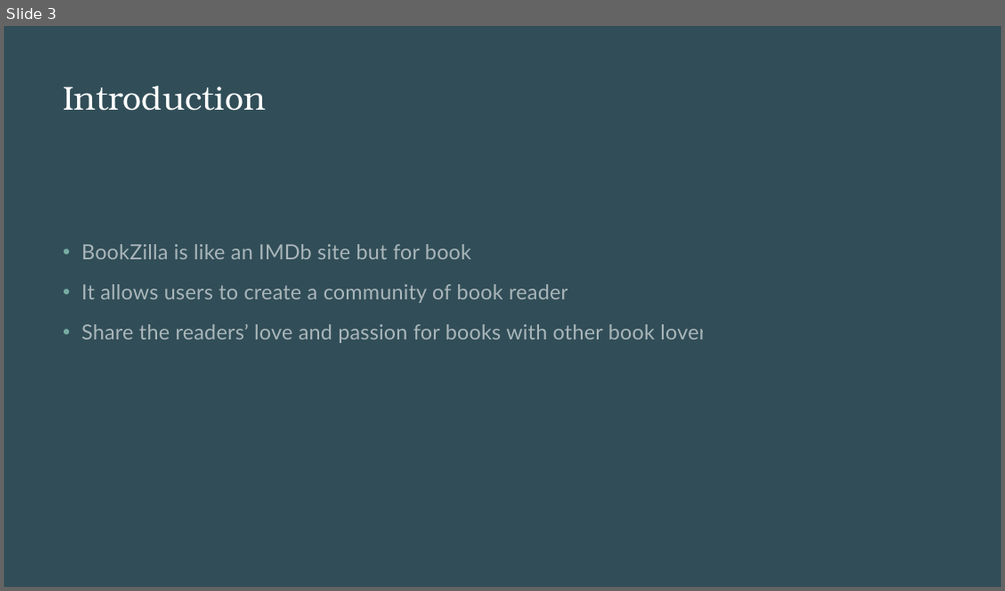
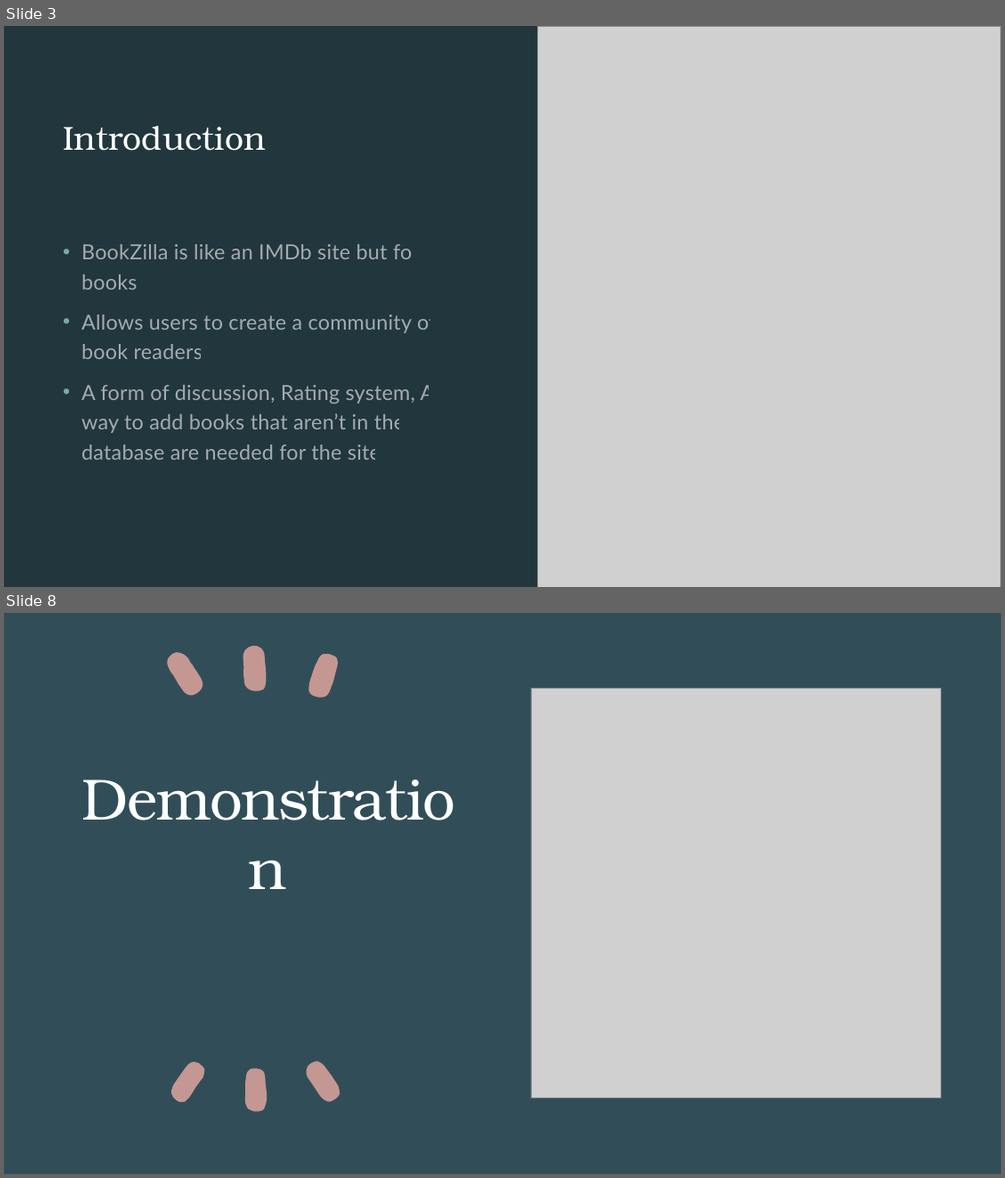
Before and after one commit to BookZilla-ENSE-374/BookZilla, a slide deck: Project Files/General/BookZilla.pptx. Shown one above the other, each under a label of ours: slide 3 before the commit, slides 3 and 8 after it; the slides between them are not shown. The pictures are 1005x591 and 1005x1178 pixels, drawn with LibreOffice and Linux fonts; fonts in the diff are those of the drawing; grey boxes stand for pictures. Boxes give left, top, right and bottom in pixels: in the first picture for what was removed or moved away, otherwise in the second. Text is boxed around its words. In the diff, an @@ line names an element or a change of style, - is before the commit and + after.

```diff
--- a/Project Files/General/BookZilla.pptx
+++ b/Project Files/General/BookZilla.pptx
@@ slide 8 added at (4,613,1001,1174), background #22363D @@
@@ rectangle added at (4,613,1001,1174), fill #314E58 @@
@@ freeform shape added at (232,637,275,696), fill #C49793 @@
@@ freeform shape added at (162,650,208,698), fill #C49793 @@
@@ freeform shape added at (307,651,340,699), fill #C49793 @@
@@ picture added at (531,688,941,1097) @@
@@ title added at (63,740,474,900), 56 pt, text #FFFFFF @@
+Demonstration
@@ freeform shape added at (164,1059,211,1104), fill #C49793 @@
@@ freeform shape added at (299,1059,346,1105), fill #C49793 @@
@@ freeform shape added at (245,1069,267,1111), fill #C49793 @@
@@ slide 3 changed as well @@
@@ rectangle removed at (4,26,1001,587) @@
@@ rectangle added at (4,26,1001,587), fill #22363D @@
@@ picture added at (538,26,1001,587) @@
@@ title "Introduction" at (63,126,266,151): vertical alignment top to middle @@
@@ text at (81,314,436,459): text changed @@
-• It allows users to create a community of book readers
-• Share the readers’ love and passion for books with other book lovers
+• Allows users to create a community of book readers
+• A form of discussion, Rating system, A way to add books that aren’t in the database are needed for the site
```
Also in this commit, not shown: 1 other slide changed, 5 other slides added.
